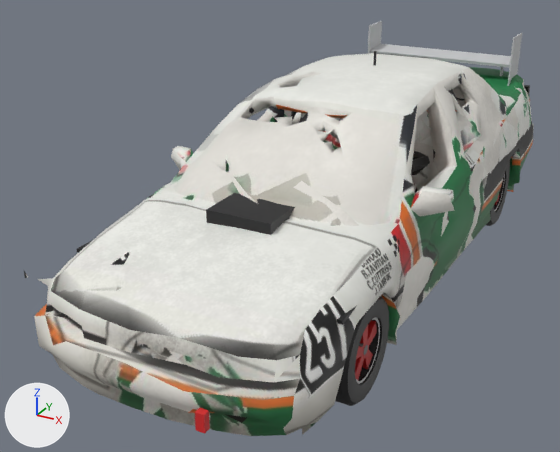
The glTF model public/cars/field/models/257.glb as it was, and as the next commit left it.
Before and after are seen from a 50 mm lens placed at (2.11, -4.67, 2.57), pointed at (-0.3, -0.28, 0.38). Arrows for +X, +Y and +Z are at lower left; the lights stay in place. The picture after the commit comes second. Vertices at exactly the same position are counted once.

Names of what the first picture shows: 'body', 'wheel_fl' and 1 more.
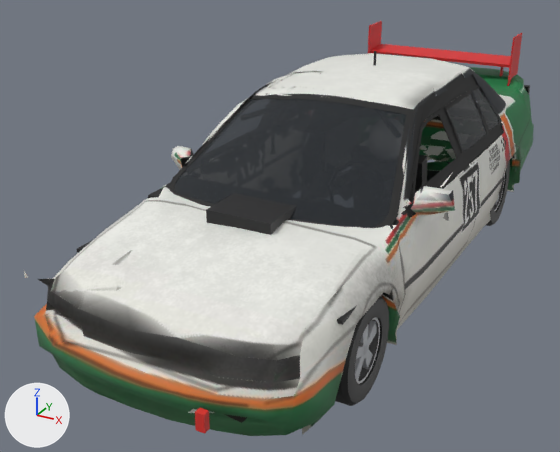
The change, as a list of edits to the scene's bpy script:
```text
Add mat_car257_glass:
    mat_car257_glass = principled_material('car257_glass')
    mat_car257_glass.base_color = (0.0116, 0.016, 0.0212)  # black #1c2228
    mat_car257_glass.roughness = 0.08
    mat_car257_glass.alpha = 0.86
Change me_body_mesh:
    used by ob_body; location = (0.0, 0.0, 0.0)
    remove me_body_mesh.from_pydata(...)  # 6110 vertices, 8642 faces; spans x -1.0..1.02, y -2.34..2.47, z 0.11..1.48
    add me_body_mesh.from_pydata(...)  # 6914 vertices, 8833 faces; spans x -1.0..1.02, y -2.34..2.47, z 0.11..1.48
    me_body_mesh part 1: the loose piece of 8 vertices spanning x -0.77..0.77, y -1.11..-0.71, z 0.65..0.79 is moved by (0.0, 0.0, 0.01)
    me_body_mesh part 2: the loose piece of 8 vertices spanning x 0.13..0.63, y 0.36..0.62, z 0.31..0.96 is moved by (0.0, -0.45, 0.0)
    me_body_mesh part 3: the loose piece of 8 vertices spanning x 0.2..0.56, y 0.24..0.54, z 0.33..0.9 is moved by (0.0, -0.45, 0.0)
    me_body_mesh part 4: the loose piece of 10 vertices spanning x 0.49..0.59, y -0.05..0.4, z 0.78..0.91 is moved by (0.0, -0.45, 0.0)
    me_body_mesh part 5: the loose piece of 42 vertices spanning x 0.25..0.51, y 0.23..0.53, z 0.91..1.19 is moved by (0.0, -0.45, 0.0)
    me_body_mesh part 6: 17 vertices moved from x -0.7..0.8, y -1.13..1.15, z 0.81..1.29 to x -0.67..0.78, y -1.13..1.19, z 0.81..1.31; 2476 vertices removed from x -0.79..0.83, y -1.13..1.53, z 0.33..1.35; 3361 vertices added at x -0.86..0.89, y -1.31..1.31, z 0.63..1.36
    me_body_mesh part 7: 3352 kept faces spanning x -1.0..1.02, y -2.34..2.47, z 0.11..1.4 get new texture (UV) coordinates
    other edits to the shape of me_body_mesh do not show in these pictures
    add me_body_mesh.materials.append(mat_car257_glass)  # black #1c2228
Change me_wheel_fl_mesh:
    where me_wheel_fl_mesh.from_pydata(...)  # 362 vertices, 492 faces; spans x -0.102..0.102, y -0.307..0.307, z -0.302..0.302
    used by ob_wheel_fl; location = (0.738, -1.36, 0.307)
    me_wheel_fl_mesh part 8: texture (UV) coordinates of 204 of 492 faces, centred in x -0.032..0.082, y -0.191..0.191, z -0.191..0.191, changed; they spanned u 0.05..0.98, v 0.02..0.05 and now span u 0.02..0.2, v 0.05..0.05
```

Pixel boxes (x1, y1, x2, y2) of what changed, in the pictures (560 x 452 px; the box of a moved part takes in the faces that stretch with it):
part 1 of me_body_mesh, moved or reshaped (not visible before)
    after: (148, 184, 186, 199)
part 2 of me_body_mesh, moved or reshaped (not visible before)
    after: (412, 155, 427, 214)
part 3 of me_body_mesh, moved or reshaped (not visible afterwards)
    before: (412, 151, 426, 175)
part 4 of me_body_mesh, moved or reshaped (not visible afterwards)
    before: (412, 156, 430, 172)
part 5 of me_body_mesh, moved or reshaped (not visible afterwards)
    before: (415, 110, 429, 140)
part 6 of me_body_mesh, moved or reshaped
    before: (164, 66, 505, 257)
    after: (164, 55, 509, 257)
part 7 of me_body_mesh, surface changed
    both: (23, 21, 534, 436)
part 8 of me_wheel_fl_mesh, surface changed (lighter)
    both: (355, 317, 380, 384)
